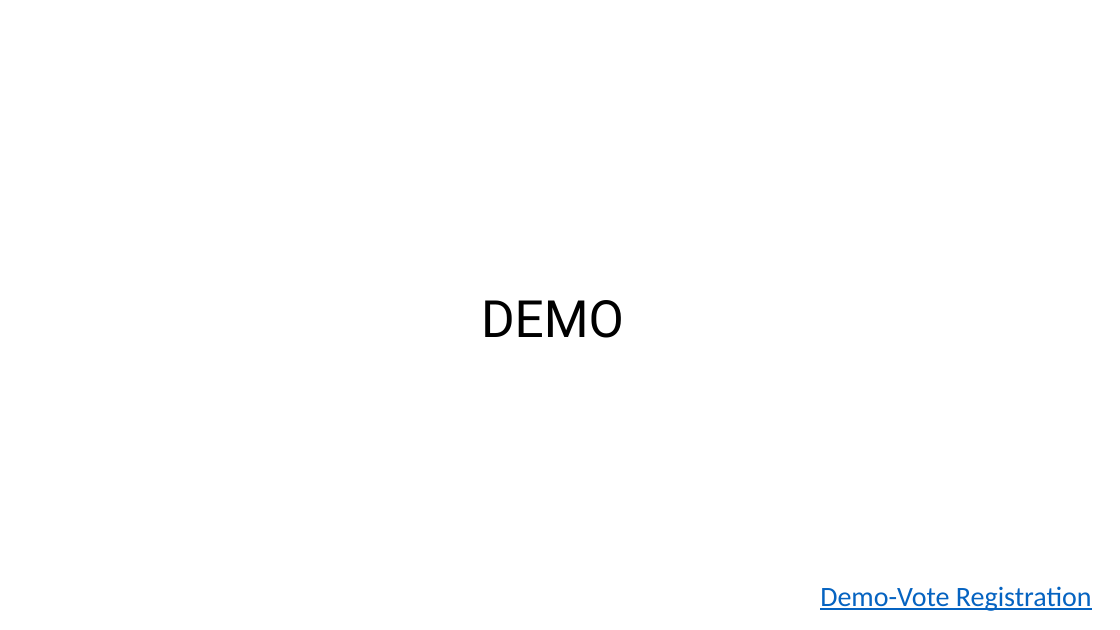
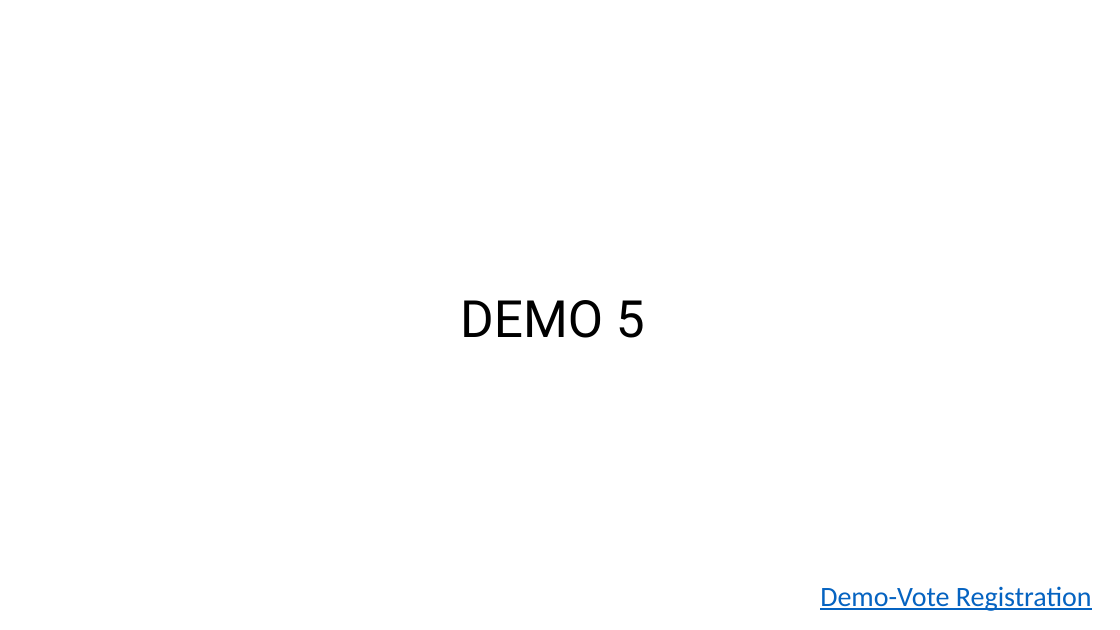
Before and after one commit to cfclick/CFSummit2016, a slide deck: slide 23 of powerpoint/SmartPDF/Don't Just PDF.pptx (slide 24 before the commit). Drawn at 1120x630 pixels with LibreOffice and Linux fonts; fonts in the diff are those of the drawing; background and template pictures are left out. Boxes give left, top, right and bottom in pixels: in the first picture for what was removed or moved away, otherwise in the second. Text is boxed around its words. In the diff, an @@ line names an element or a change of style, - is before the commit and + after.

```diff
--- a/powerpoint/SmartPDF/Don't Just PDF.pptx
+++ b/powerpoint/SmartPDF/Don't Just PDF.pptx
@@ title at bbox=[460, 300, 645, 338]: text changed @@
-DEMO
+DEMO 5
```
Also in this commit, not shown: 10 other slides changed, 1 slide removed, 4 other files.
